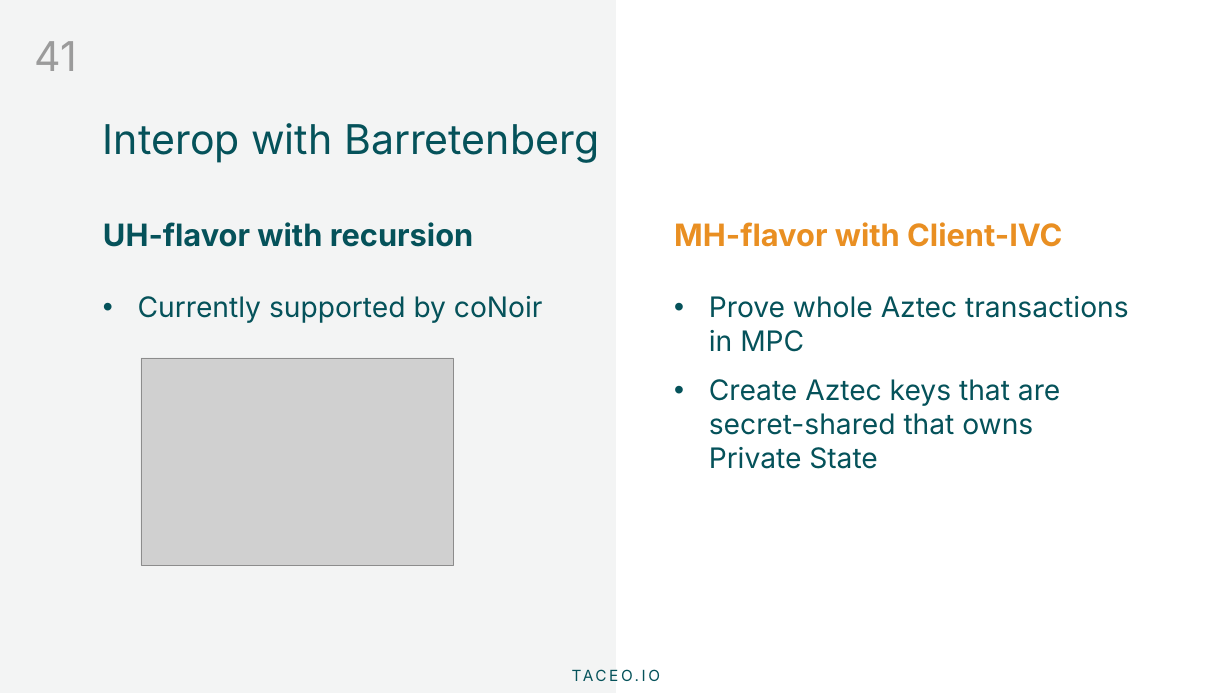
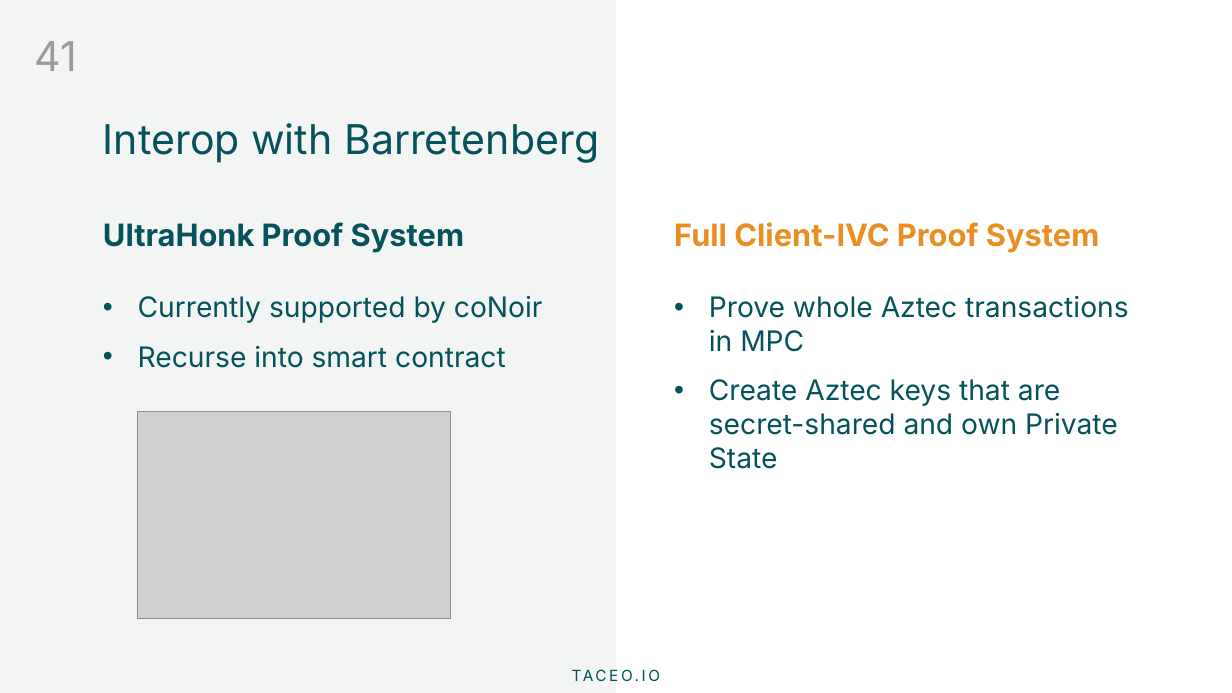
Before and after one commit to TaceoLabs/noir_workshop_0625, a slide deck: slide 41 of noircon2.pptx. Drawn at 1232x693 pixels with LibreOffice and Linux fonts; fonts in the diff are those of the drawing; grey boxes stand for pictures; background and template pictures are left out. Boxes give left, top, right and bottom in pixels: in the first picture for what was removed or moved away, otherwise in the second. Text is boxed around its words. In the diff, an @@ line names an element or a change of style, - is before the commit and + after.

Commit message:
feat: Update slide deck

```diff
--- a/noircon2.pptx
+++ b/noircon2.pptx
@@ text at (103, 222, 464, 253): text changed @@
-UH-flavor with recursion
+UltraHonk Proof System
@@ text at (674, 222, 1099, 253): text changed @@
-MH-flavor with Client-IVC
+Full Client-IVC Proof System
@@ text at (138, 346, 506, 368): paragraph added @@
+• Recurse into smart contract
@@ text at (709, 379, 1118, 469): text changed @@
-• Create Aztec keys that are secret-shared that owns Private State
+• Create Aztec keys that are secret-shared and own Private State
@@ picture: place and size @@
-picture at (141, 358, 454, 565)
+picture at (138, 412, 450, 619)
```
Also in this commit, not shown: 22 other slides changed.
